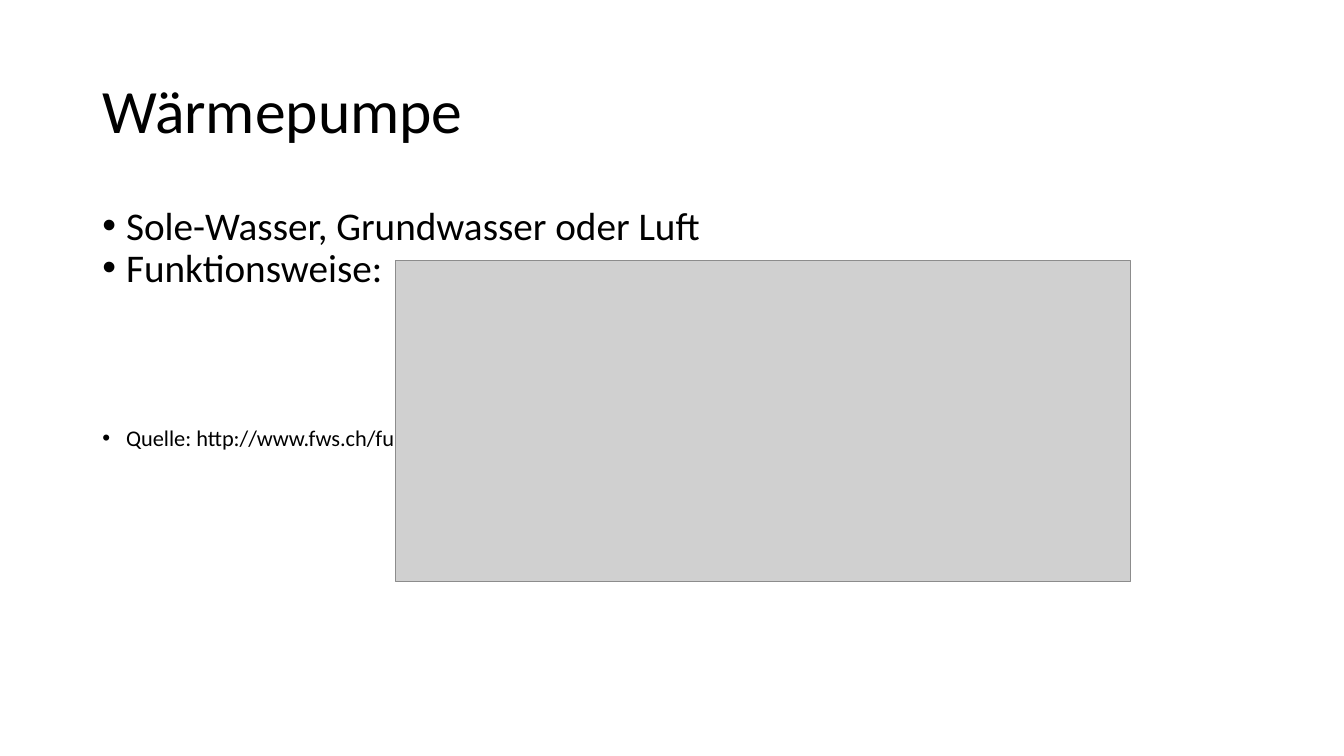
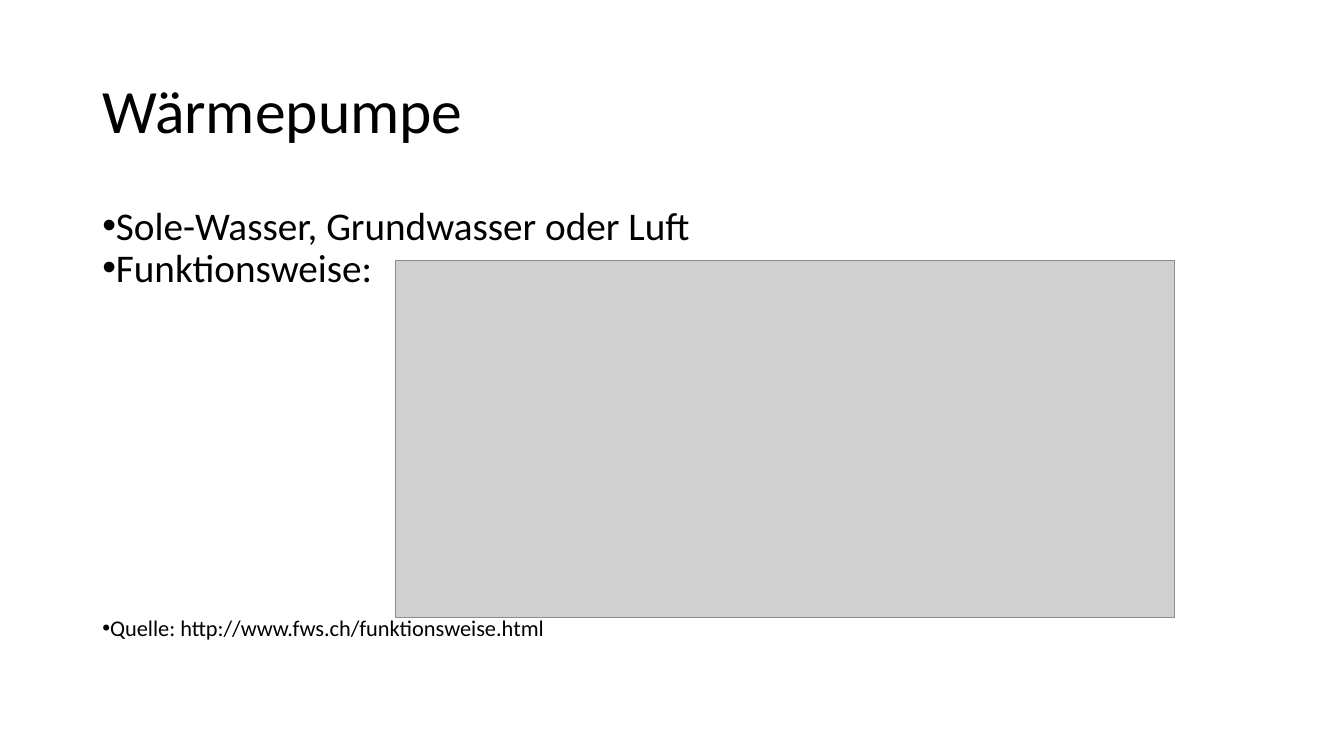
Before and after one commit to Gpas/nachhaltigkeit, a slide deck: slide 3 of presentation/Wärmepumpe.pptx. Drawn at 1344x756 pixels with LibreOffice and Linux fonts; fonts in the diff are those of the drawing; grey boxes stand for pictures. Boxes give left, top, right and bottom in pixels: in the first picture for what was removed or moved away, otherwise in the second. Text is boxed around its words. In the diff, an @@ line names an element or a change of style, - is before the commit and + after.

```diff
--- a/presentation/Wärmepumpe.pptx
+++ b/presentation/Wärmepumpe.pptx
@@ text "Sole-Wasser, Grundwasser oder Luft" rewrapped from (x1=126, y1=212, x2=700, y2=452) to (x1=110, y1=212, x2=689, y2=640) @@
@@ picture resized from (x1=396, y1=260, x2=1131, y2=582) to (x1=396, y1=260, x2=1175, y2=617) @@
```
Also in this commit, not shown: 3 other slides changed, 4 slides added, 2 slides removed, 14 other files.
